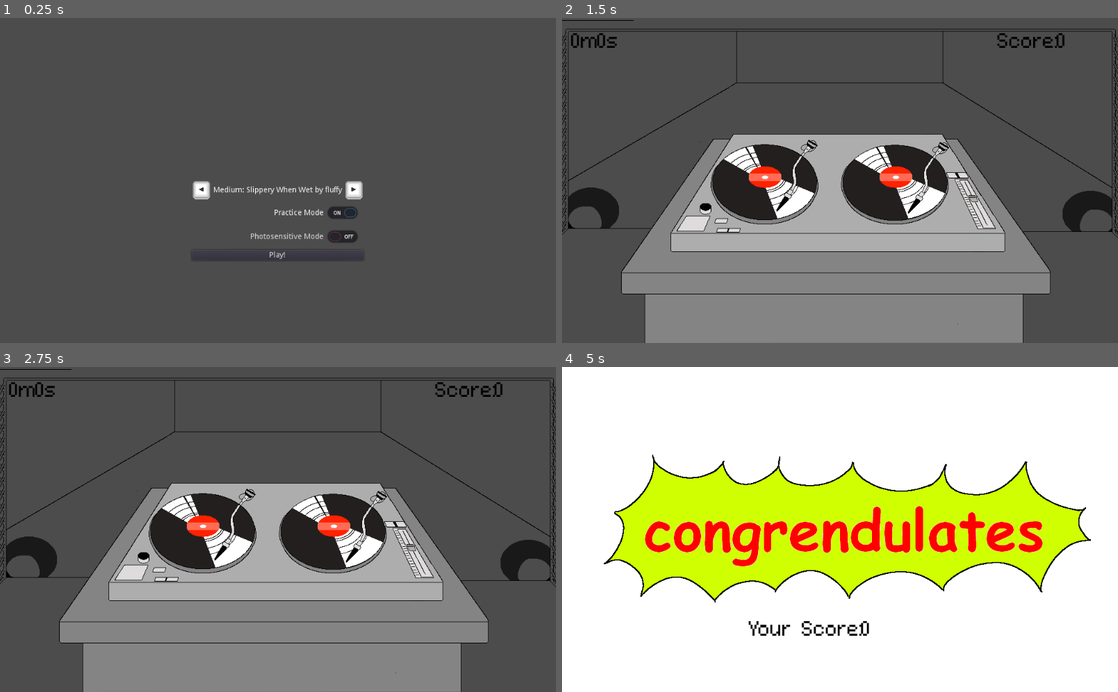
Above: before the commit, frames 1-4 (two rows, left to right).
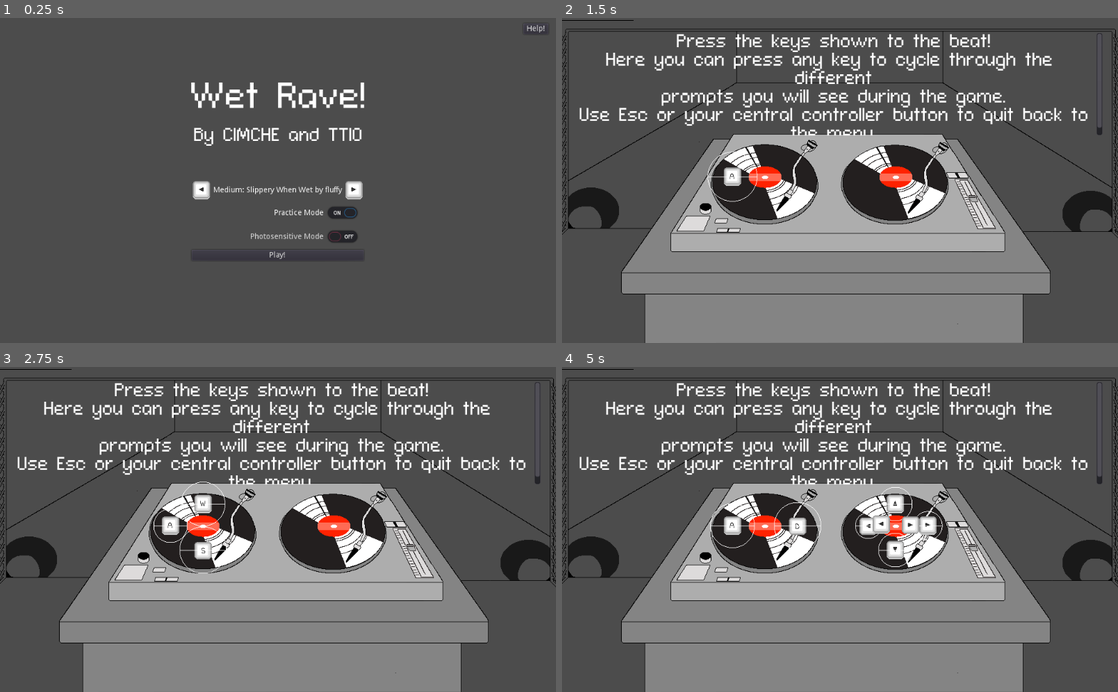
Above: after the commit, the same moments.

Repository: Sandvich/StrawberryJam3
Game: Godot game, scene res://main.tscn
Same seed, same stepped clock (60 frames per second), same inputs: the game is played once before the commit and once after it. Sound files missing from this copy of the repository are replaced by a short silence.
Inputs (mouse positions are in pixels of both pictures, inside the frame that each line leads up to):
- Up to frame 1 (0.25 s): no input
- Up to frame 2 (1.5 s): click (1095, 27) at 0.5 s, where only the run after the commit has a clickable "Help!"; click (840, 255) at 1.25 s, where only the run before the commit has a clickable "Play!"
- Up to frame 3 (2.75 s): tap Enter (ui_accept) at 2, 2.27 s; hold D (left_deck_right) from 2.03 s (still down)
- Up to frame 4 (5 s): tap Enter (ui_accept) at 2.75, 3.02, 3.5, 4.25, 4.52 s; release D (left_deck_right) at 2.78 s; hold S (left_deck_down) 2.78-3.53 s; hold D (left_deck_right) 3.53-4.28 s; hold W (left_deck_up) from 4.28 s (still down)

The runs differ from the first frame. In frame 1, 1.4% of the frame differs, in the area x 34-99%, y 2-40%; in frame 2, 5.4%; in frame 3, 5.9%; in frame 4, 98%, in the area x 0-100%, y 0-100%.

Commit message:
Jam version finished.

Diff:
--- /dev/null
+++ b/src/code/FakeConductor.gd
@@ -0,0 +1,10 @@
+extends AudioStreamPlayer
+
+func _ready():
+	play()
+
+func change_score(val):
+	pass
+
+func _on_Conductor_finished():
+	play(0)
--- a/src/code/globals.gd
+++ b/src/code/globals.gd
@@ -3,7 +3,7 @@
 var practice
 var lights_off
 var level
-var precision = null
+var precision = 1
 var levels = []
 var levelClass
 
--- a/src/code/help.tscn
+++ /dev/null
@@ -1,20 +0,0 @@
-[gd_scene load_steps=2 format=2]
-
-[ext_resource path="res://assets/bg.png" type="Texture" id=1]
-
-[node name="background" type="TextureRect" index="0"]
-
-anchor_left = 0.0
-anchor_top = 0.0
-anchor_right = 0.0
-anchor_bottom = 0.0
-margin_right = 40.0
-margin_bottom = 40.0
-rect_pivot_offset = Vector2( 0, 0 )
-rect_clip_content = false
-mouse_filter = 1
-mouse_default_cursor_shape = 0
-size_flags_horizontal = 1
-size_flags_vertical = 1
-texture = ExtResource( 1 )
-stretch_mode = 0
--- /dev/null
+++ b/src/code/instructions.gd
@@ -0,0 +1,19 @@
+extends RichTextLabel
+
+var deck
+var valid_keys
+var num = 0
+
+func _ready():
+	deck = get_parent().get_node("Deck")
+	valid_keys = deck.get("valid_keys")
+
+func _input(event):
+	if event.is_action_pressed("ui_cancel"):
+		get_tree().change_scene("res://main.tscn")
+
+	if event.is_pressed():
+		deck.spawn(valid_keys[num], 2)
+		num += 1
+		if num == valid_keys.size():
+			num = 0
--- a/src/code/menu.gd
+++ b/src/code/menu.gd
@@ -51,3 +51,6 @@
 
 func _on_Next_pressed():
 	change_level(1)
+
+func _on_HelpButton_pressed():
+	get_tree().change_scene("res://help.tscn")
--- a/src/game.tscn
+++ b/src/game.tscn
@@ -18,7 +18,7 @@
 font_data = ExtResource( 4 )
 _sections_unfolded = [ "Font", "Settings" ]
 
-[node name="parent" type="TextureRect" index="0"]
+[node name="parent" type="TextureRect"]
 
 anchor_left = 0.0
 anchor_top = 0.0
--- /dev/null
+++ b/src/help.tscn
@@ -0,0 +1,111 @@
+[gd_scene load_steps=10 format=2]
+
+[ext_resource path="res://assets/bg.png" type="Texture" id=1]
+[ext_resource path="res://assets/table.png" type="Texture" id=2]
+[ext_resource path="res://anim/deck.tres" type="SpriteFrames" id=3]
+[ext_resource path="res://code/Deck.gd" type="Script" id=4]
+[ext_resource path="res://assets/ConnectionII.otf" type="DynamicFontData" id=5]
+[ext_resource path="res://code/instructions.gd" type="Script" id=6]
+[ext_resource path="res://assets/RaveParty.wav" type="AudioStream" id=7]
+[ext_resource path="res://code/FakeConductor.gd" type="Script" id=8]
+
+[sub_resource type="DynamicFont" id=1]
+
+size = 32
+use_mipmaps = false
+use_filter = false
+font_data = ExtResource( 5 )
+_sections_unfolded = [ "Font", "Settings" ]
+
+[node name="background" type="TextureRect" index="0"]
+
+anchor_left = 0.0
+anchor_top = 0.0
+anchor_right = 0.0
+anchor_bottom = 0.0
+margin_right = 40.0
+margin_bottom = 40.0
+rect_pivot_offset = Vector2( 0, 0 )
+rect_clip_content = false
+mouse_filter = 1
+mouse_default_cursor_shape = 0
+size_flags_horizontal = 1
+size_flags_vertical = 1
+texture = ExtResource( 1 )
+stretch_mode = 0
+
+[node name="table" type="TextureRect" parent="." index="0"]
+
+anchor_left = 0.0
+anchor_top = 0.0
+anchor_right = 0.0
+anchor_bottom = 0.0
+margin_right = 40.0
+margin_bottom = 40.0
+rect_pivot_offset = Vector2( 0, 0 )
+rect_clip_content = false
+mouse_filter = 1
+mouse_default_cursor_shape = 0
+size_flags_horizontal = 1
+size_flags_vertical = 1
+texture = ExtResource( 2 )
+stretch_mode = 0
+
+[node name="Deck" type="AnimatedSprite" parent="." index="1"]
+
+position = Vector2( 499, 323 )
+frames = ExtResource( 3 )
+animation = "default"
+script = ExtResource( 4 )
+_sections_unfolded = [ "Transform" ]
+
+[node name="Instructions" type="RichTextLabel" parent="." index="2"]
+
+anchor_left = 0.0
+anchor_top = 0.0
+anchor_right = 0.0
+anchor_bottom = 0.0
+margin_left = 16.0
+margin_top = 27.0
+margin_right = 996.0
+margin_bottom = 217.0
+rect_pivot_offset = Vector2( 0, 0 )
+rect_clip_content = true
+mouse_filter = 0
+mouse_default_cursor_shape = 0
+size_flags_horizontal = 1
+size_flags_vertical = 1
+custom_fonts/normal_font = SubResource( 1 )
+bbcode_enabled = true
+bbcode_text = "[center]Press the keys shown to the beat![/center]
+[center]Here you can press any key to cycle through the different[/center]
+[center]prompts you will see during the game.[/center]
+[center]Use Esc or your central controller button to quit back to[/center]
+[center]the menu.[/center]"
+visible_characters = -1
+percent_visible = 1.0
+meta_underlined = true
+tab_size = 4
+text = "Press the keys shown to the beat!
+Here you can press any key to cycle through the different
+prompts you will see during the game.
+Use Esc or your central controller button to quit back to
+the menu."
+scroll_active = true
+scroll_following = false
+selection_enabled = false
+override_selected_font_color = false
+script = ExtResource( 6 )
+_sections_unfolded = [ "BBCode", "custom_fonts" ]
+
+[node name="Conductor" type="AudioStreamPlayer" parent="." index="3"]
+
+stream = ExtResource( 7 )
+volume_db = 0.0
+pitch_scale = 1.0
+autoplay = false
+mix_target = 0
+bus = "Master"
+script = ExtResource( 8 )
+
+[connection signal="finished" from="Conductor" to="Conductor" method="_on_Conductor_finished"]
--- a/src/main.tscn
+++ b/src/main.tscn
@@ -1,10 +1,27 @@
-[gd_scene load_steps=6 format=2]
+[gd_scene load_steps=9 format=2]
 
 [ext_resource path="res://code/menu.gd" type="Script" id=1]
-[ext_resource path="res://assets/arrow_left_neutral.png" type="Texture" id=2]
-[ext_resource path="res://assets/arrow_left.png" type="Texture" id=3]
-[ext_resource path="res://assets/arrow_right_neutral.png" type="Texture" id=4]
-[ext_resource path="res://assets/arrow_right.png" type="Texture" id=5]
+[ext_resource path="res://assets/ConnectionII.otf" type="DynamicFontData" id=2]
+[ext_resource path="res://assets/arrow_left_neutral.png" type="Texture" id=3]
+[ext_resource path="res://assets/arrow_left.png" type="Texture" id=4]
+[ext_resource path="res://assets/arrow_right_neutral.png" type="Texture" id=5]
+[ext_resource path="res://assets/arrow_right.png" type="Texture" id=6]
+
+[sub_resource type="DynamicFont" id=1]
+
+size = 64
+use_mipmaps = false
+use_filter = false
+font_data = ExtResource( 2 )
+_sections_unfolded = [ "Font", "Resource", "Settings" ]
+
+[sub_resource type="DynamicFont" id=2]
+
+size = 32
+use_mipmaps = false
+use_filter = false
+font_data = ExtResource( 2 )
+_sections_unfolded = [ "Font", "Settings" ]
 
 [node name="Background" type="TextureRect"]
 
@@ -23,7 +40,67 @@
 stretch_mode = 0
 script = ExtResource( 1 )
 
-[node name="CenterContainer" type="CenterContainer" parent="." index="0"]
+[node name="Title" type="RichTextLabel" parent="." index="0"]
+
+anchor_left = 0.0
+anchor_top = 0.0
+anchor_right = 0.0
+anchor_bottom = 0.0
+margin_top = 113.0
+margin_right = 1024.0
+margin_bottom = 190.0
+rect_min_size = Vector2( 200, 70 )
+rect_pivot_offset = Vector2( 0, 0 )
+rect_clip_content = true
+mouse_filter = 0
+mouse_default_cursor_shape = 0
+size_flags_horizontal = 1
+size_flags_vertical = 1
+custom_fonts/normal_font = SubResource( 1 )
+bbcode_enabled = true
+bbcode_text = "[center]Wet Rave![/center]"
+visible_characters = -1
+percent_visible = 1.0
+meta_underlined = true
+tab_size = 4
+text = "Wet Rave!"
+scroll_active = true
+scroll_following = false
+selection_enabled = false
+override_selected_font_color = false
+_sections_unfolded = [ "BBCode", "Rect", "custom_fonts" ]
+
+[node name="Subtitle" type="RichTextLabel" parent="." index="1"]
+
+anchor_left = 0.0
+anchor_top = 0.0
+anchor_right = 0.0
+anchor_bottom = 0.0
+margin_top = 200.0
+margin_right = 1024.0
+margin_bottom = 270.0
+rect_min_size = Vector2( 200, 70 )
+rect_pivot_offset = Vector2( 0, 0 )
+rect_clip_content = true
+mouse_filter = 0
+mouse_default_cursor_shape = 0
+size_flags_horizontal = 1
+size_flags_vertical = 1
+custom_fonts/normal_font = SubResource( 2 )
+bbcode_enabled = true
+bbcode_text = "[center]By CIMCHE and TTIO[/center]"
+visible_characters = -1
+percent_visible = 1.0
+meta_underlined = true
+tab_size = 4
+text = "By CIMCHE and TTIO"
+scroll_active = true
+scroll_following = false
+selection_enabled = false
+override_selected_font_color = false
+_sections_unfolded = [ "BBCode", "Rect", "custom_fonts" ]
+
+[node name="CenterContainer" type="CenterContainer" parent="." index="2"]
 
 anchor_left = 0.0
 anchor_top = 0.0
@@ -49,8 +126,9 @@
 anchor_right = 0.0
 anchor_bottom = 0.0
 margin_left = 404.0
+margin_top = 52.0
 margin_right = 619.0
-margin_bottom = 148.0
+margin_bottom = 200.0
 rect_pivot_offset = Vector2( 0, 0 )
 rect_clip_content = false
 mouse_filter = 1
@@ -222,8 +300,35 @@
 align = 1
 _sections_unfolded = [ "Rect" ]
 
+[node name="HelpButton" type="Button" parent="." index="3"]
+
+anchor_left = 0.0
+anchor_top = 0.0
+anchor_right = 0.0
+anchor_bottom = 0.0
+margin_left = 964.0
+margin_top = 10.0
+margin_right = 1010.0
+margin_bottom = 30.0
+rect_pivot_offset = Vector2( 0, 0 )
+rect_clip_content = false
+focus_mode = 2
+mouse_filter = 0
+mouse_default_cursor_shape = 0
+size_flags_horizontal = 1
+size_flags_vertical = 1
+toggle_mode = false
+enabled_focus_mode = 2
+shortcut = null
+group = null
+text = "Help!"
+flat = false
+align = 1
+
 [connection signal="pressed" from="CenterContainer/VBoxContainer/LevelSelect/Prev" to="." method="_on_Prev_pressed"]
 
 [connection signal="pressed" from="CenterContainer/VBoxContainer/LevelSelect/Next" to="." method="_on_Next_pressed"]
 
 [connection signal="pressed" from="CenterContainer/VBoxContainer/PlayButton" to="." method="start_level"]
+
+[connection signal="pressed" from="HelpButton" to="." method="_on_HelpButton_pressed"]
Not shown: 2 places in src/main.tscn that only renumber resources
Not shown, changed: buildnumber
